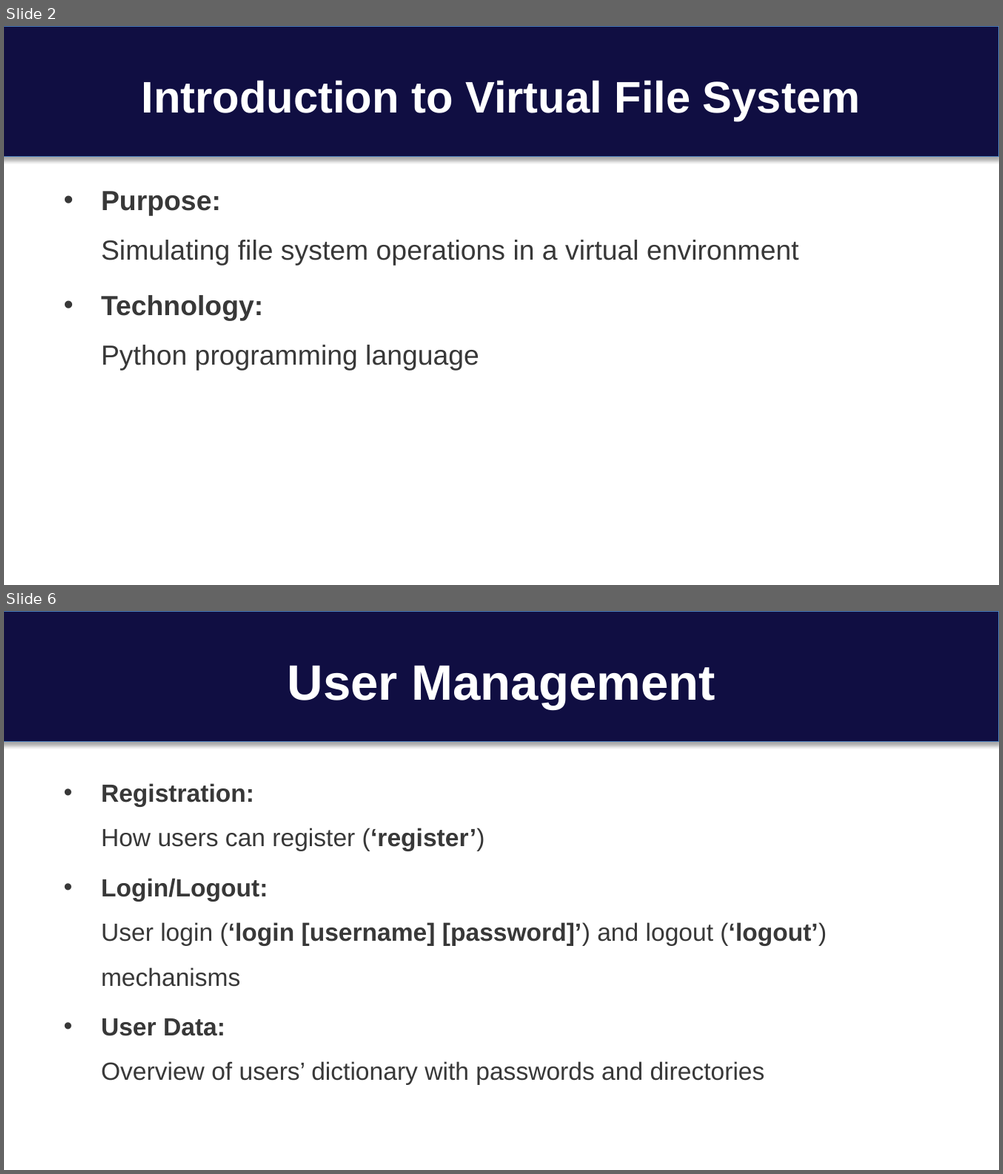
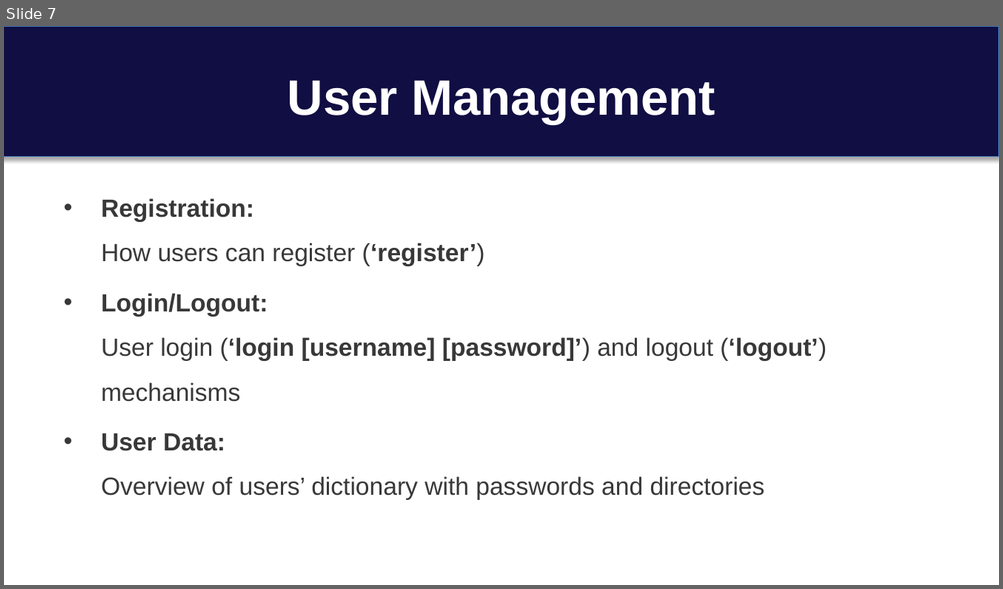
Before and after one commit to cseuconn/CSE-OS-2023-FALL, a slide deck: CSE-5305/Zongming_Juli/VFS presentation.pptx. Shown one above the other, each under a label of ours: slides 2 and 6 before the commit, slide 7 after it; the slides between them are not shown. The pictures are 1003x1174 and 1003x589 pixels, drawn with LibreOffice and Linux fonts; fonts in the diff are those of the drawing. Boxes give left, top, right and bottom in pixels: in the first picture for what was removed or moved away, otherwise in the second. Text is boxed around its words. In the diff, an @@ line names an element or a change of style, - is before the commit and + after.

```diff
--- a/CSE-5305/Zongming_Juli/VFS presentation.pptx
+++ b/CSE-5305/Zongming_Juli/VFS presentation.pptx
@@ slide 2 removed at [4,26,999,585], background #FFFFFF; not listed: 1 template element that a slide beside it also shows @@
@@ title removed at [142,80,859,121] @@
-Introduction to Virtual File System
@@ text removed at [101,191,799,371] @@
-• Purpose:
-  Simulating file system operations in a virtual environment
-• Technology:
-  Python programming language
@@ what was slide 6 is now slide 7 @@
```
Also in this commit, not shown: 7 slides changed, 12 slides added, 1 other slide removed, 1 other file.
